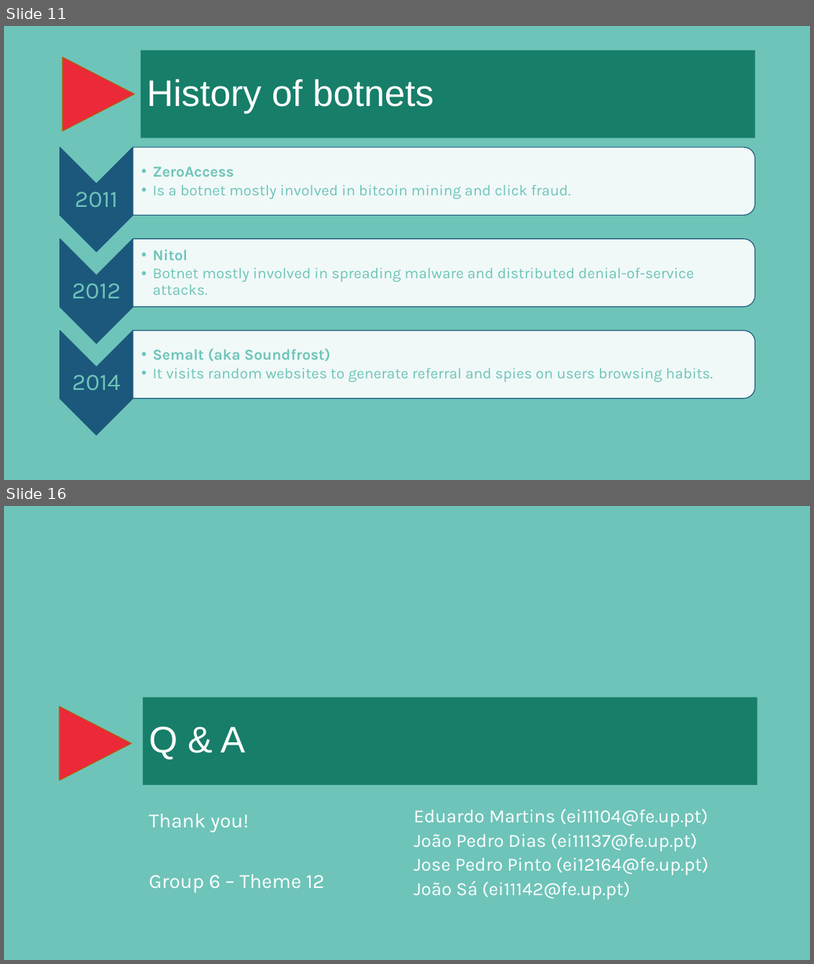
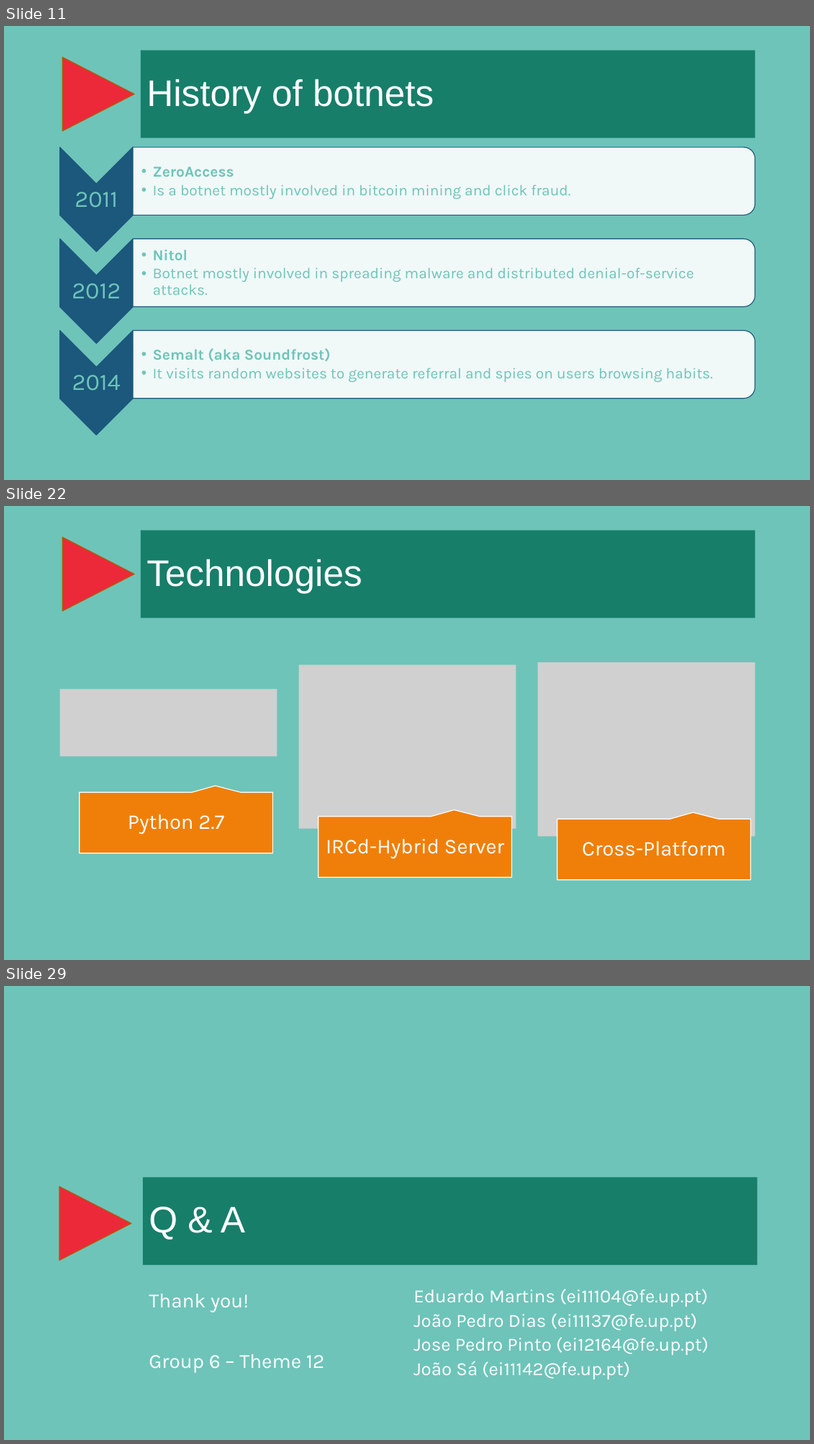
Before and after one commit to jpdias/botnet-lab, a slide deck: report/A hands-on approach on botnets.pptx. Shown one above the other, each under a label of ours: slides 11 and 16 before the commit, slides 11, 22 and 29 after it; the slides between them are not shown. The pictures are 814x964 and 814x1444 pixels, drawn with LibreOffice and Linux fonts; fonts in the diff are those of the drawing; grey boxes stand for pictures; background and template pictures are left out. Boxes give left, top, right and bottom in pixels: in the first picture for what was removed or moved away, otherwise in the second. Text is boxed around its words. In the diff, an @@ line names an element or a change of style, - is before the commit and + after.

```diff
--- a/report/A hands-on approach on botnets.pptx
+++ b/report/A hands-on approach on botnets.pptx
@@ slide 22 added at [4, 506, 810, 960], background #6EC4B9; not listed: 1 template element that a slide beside it also shows @@
@@ title added at [141, 530, 756, 618], fill #177E69, 44 pt, text #FFFFFF @@
+Technologies
@@ group added at [59, 662, 756, 880]: 3 pictures, 3 speech boxes, 3 texts @@
+Python 2.7
+IRCd-Hybrid Server
+Cross-Platform
@@ what was slide 16 is now slide 29 @@
```
Also in this commit, not shown: 2 slides changed, 14 other slides added, 2 slides removed.
